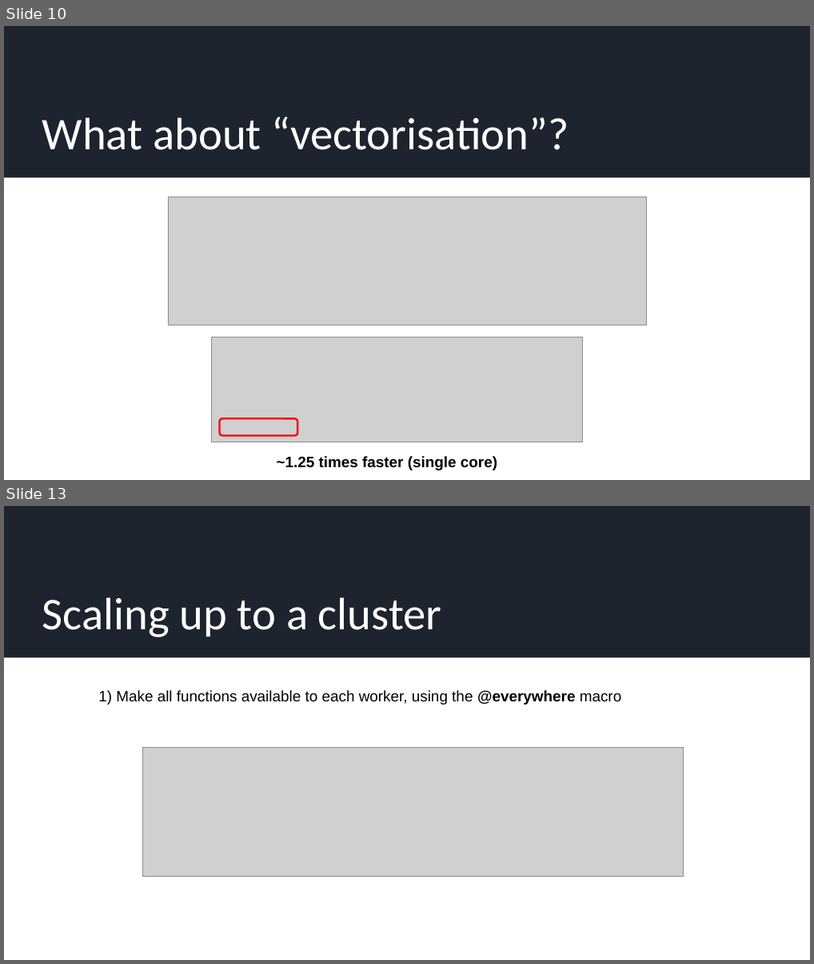
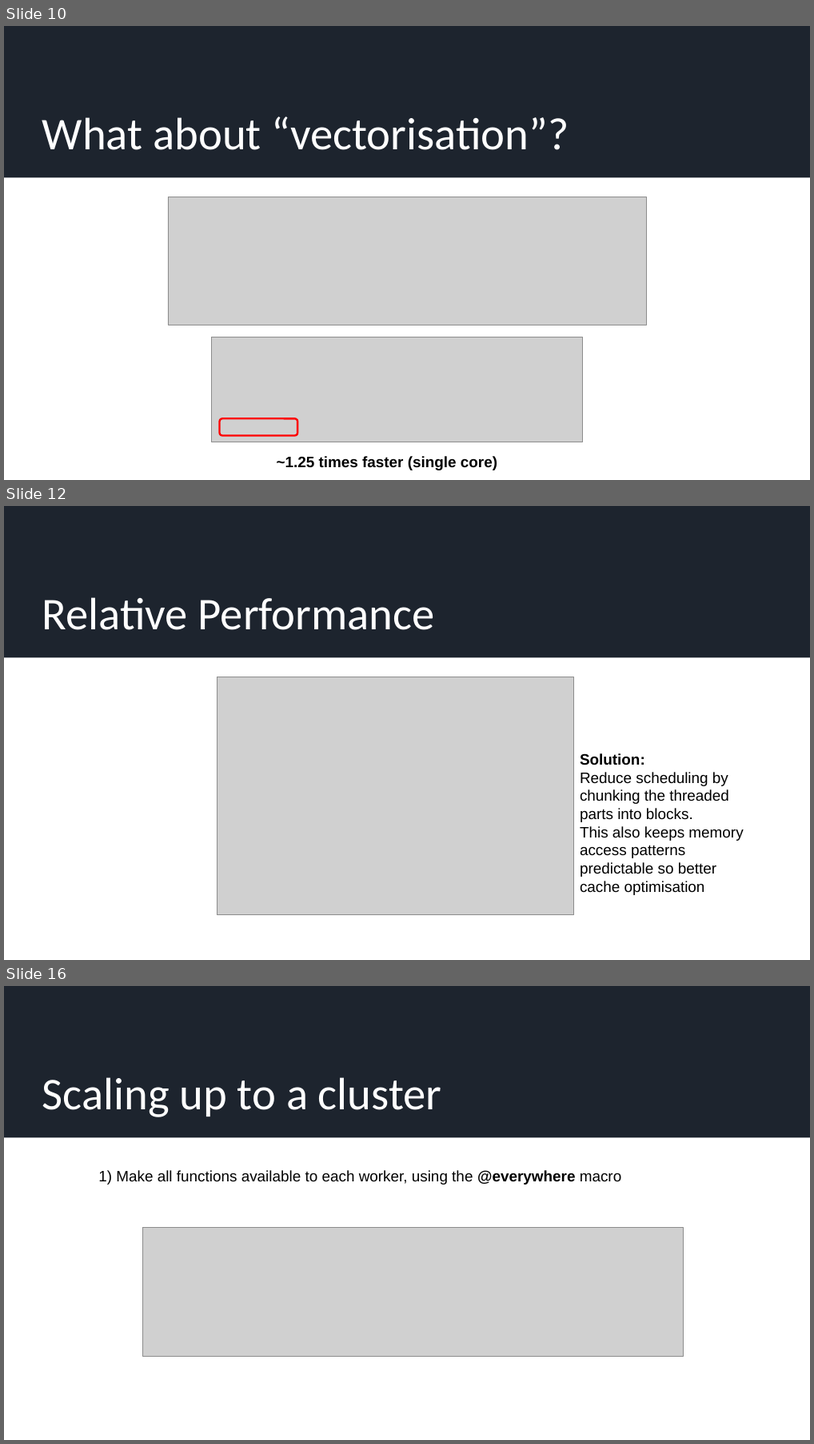
Before and after one commit to JamieMair/julia-for-research-with-hpc, a slide deck: Practical examples of accelerating numerical and ML research.pptx. Shown one above the other, each under a label of ours: slides 10 and 13 before the commit, slides 10, 12 and 16 after it; the slides between them are not shown. The pictures are 814x964 and 814x1444 pixels, drawn with LibreOffice and Linux fonts; fonts in the diff are those of the drawing; grey boxes stand for pictures. Boxes give left, top, right and bottom in pixels: in the first picture for what was removed or moved away, otherwise in the second. Text is boxed around its words. In the diff, an @@ line names an element or a change of style, - is before the commit and + after.

```diff
--- a/Practical examples of accelerating numerical and ML research.pptx
+++ b/Practical examples of accelerating numerical and ML research.pptx
@@ slide 12 added at [4,506,810,960], background #FFFFFF; not listed: 1 template element that a slide beside it also shows @@
@@ title added at [42,597,435,630], 54 pt, text #FFFFFF @@
+Relative Performance
@@ picture added at [217,676,574,915] @@
@@ text added at [580,753,743,895], 18 pt, text #000000 @@
+Solution:
+Reduce scheduling by chunking the threaded parts into blocks.
+This also keeps memory access patterns predictable so better cache optimisation
@@ what was slide 13 is now slide 16 @@
```
Also in this commit, not shown: 6 slides changed, 6 other slides added, 1 slide removed.
